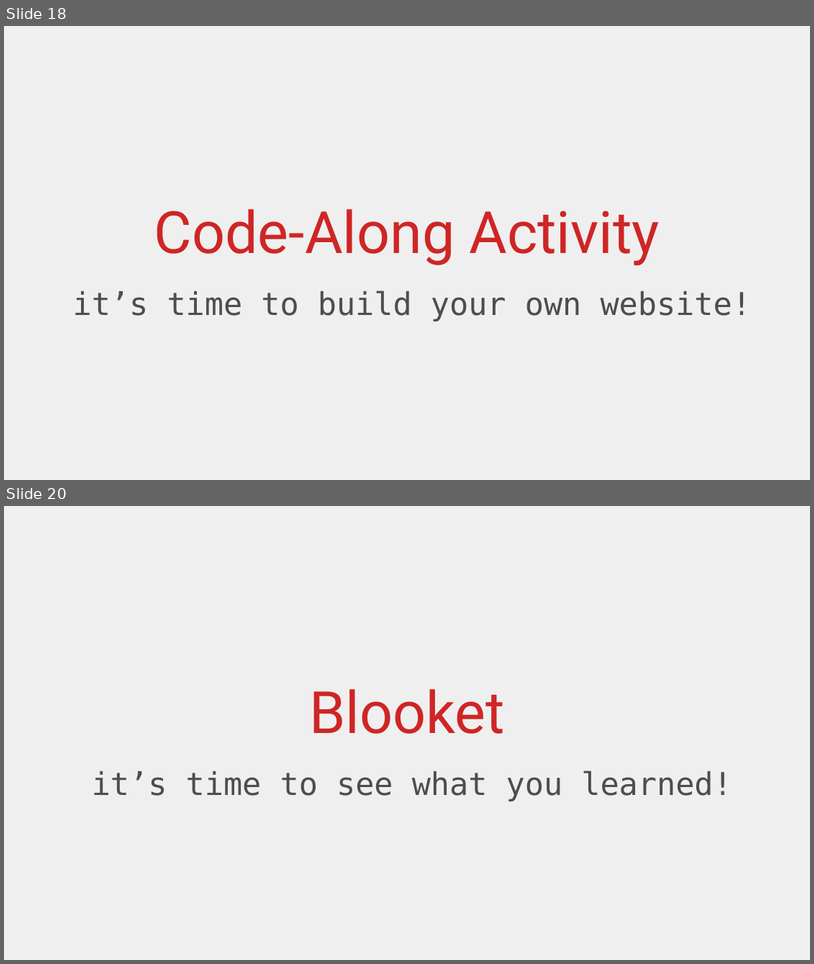
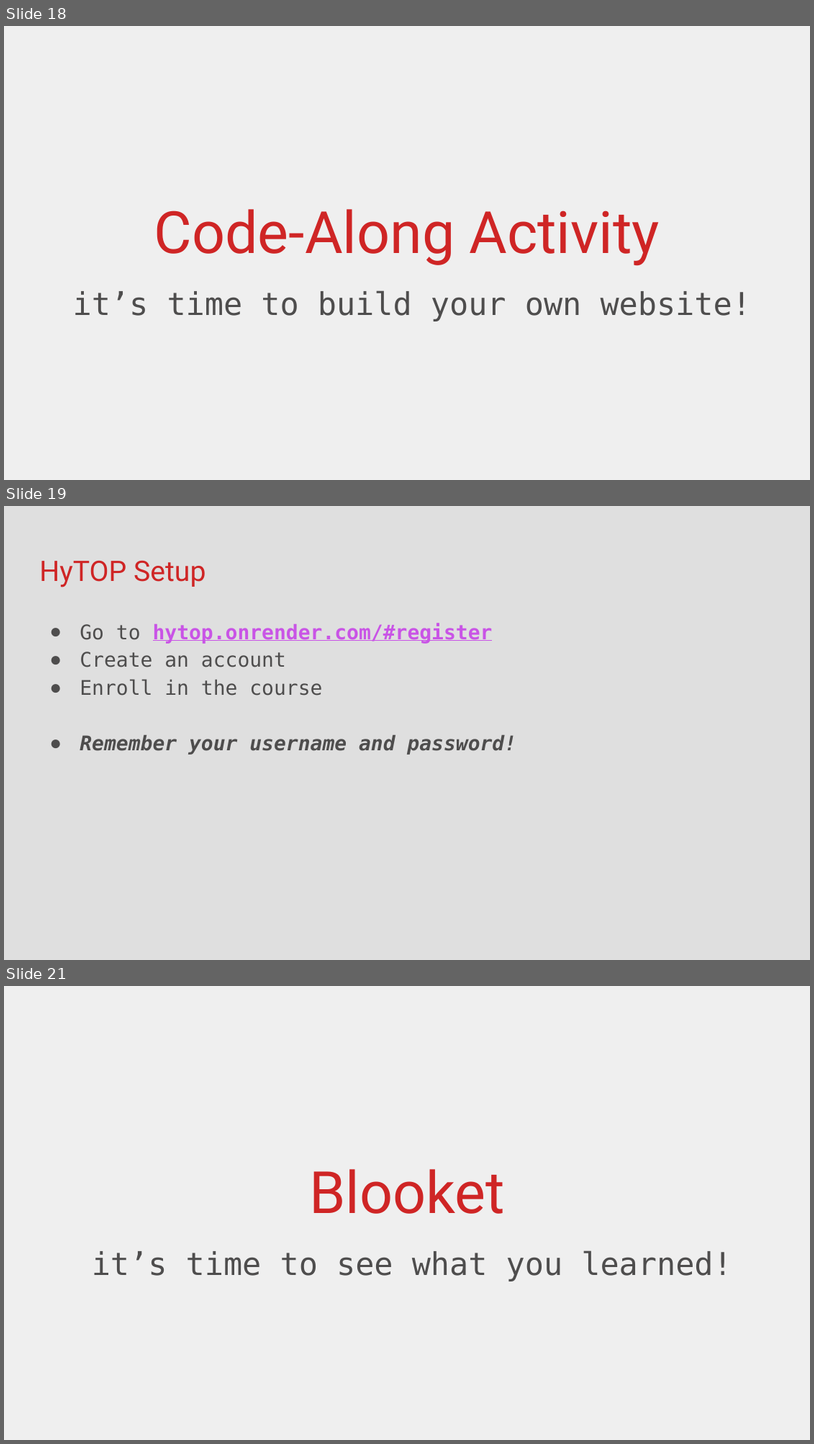
Before and after one commit to hytechclub/web-101, a slide deck: Week01/Welcome.pptx. Shown one above the other, each under a label of ours: slides 18 and 20 before the commit, slides 18, 19 and 21 after it; the slides between them are not shown. The pictures are 814x964 and 814x1444 pixels, drawn with LibreOffice and Linux fonts; fonts in the diff are those of the drawing. Boxes give left, top, right and bottom in pixels: in the first picture for what was removed or moved away, otherwise in the second. Text is boxed around its words. In the diff, an @@ line names an element or a change of style, - is before the commit and + after.

```diff
--- a/Week01/Welcome.pptx
+++ b/Week01/Welcome.pptx
@@ slide 19 added at (x1=4, y1=506, x2=810, y2=960), background #DFDFDF @@
@@ title added at (x1=39, y1=560, x2=206, y2=587), 25.2 pt, text #CF2525 @@
+HyTOP Setup
@@ text added at (x1=80, y1=623, x2=517, y2=754), 18 pt, text #4E4D4D, bold @@
+● Go to hytop.onrender.com/#register
+● Create an account
+● Enroll in the course
+● Remember your username and password!
@@ what was slide 20 is now slide 21 @@
```
Also in this commit, not shown: 1 slide changed, 2 other files.
